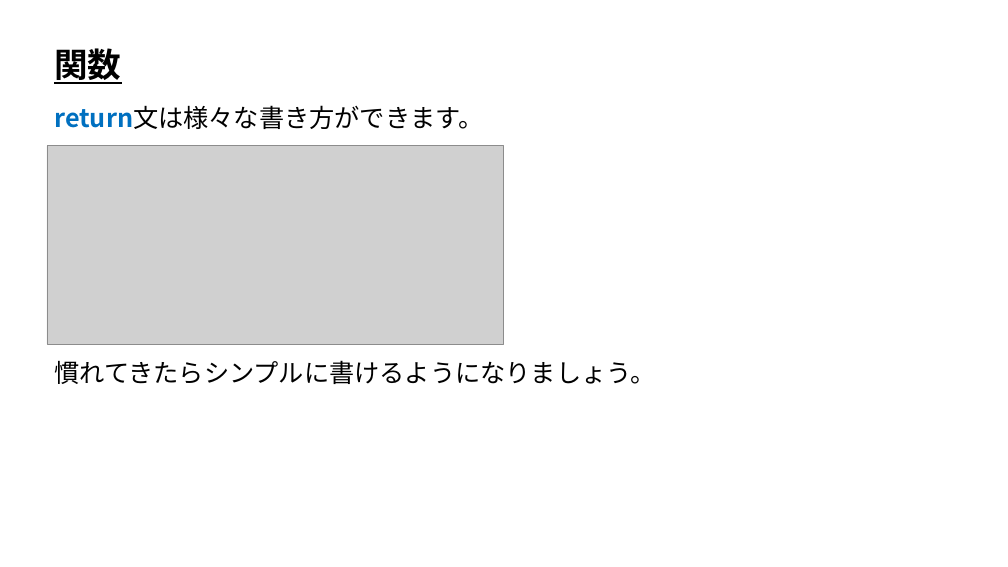
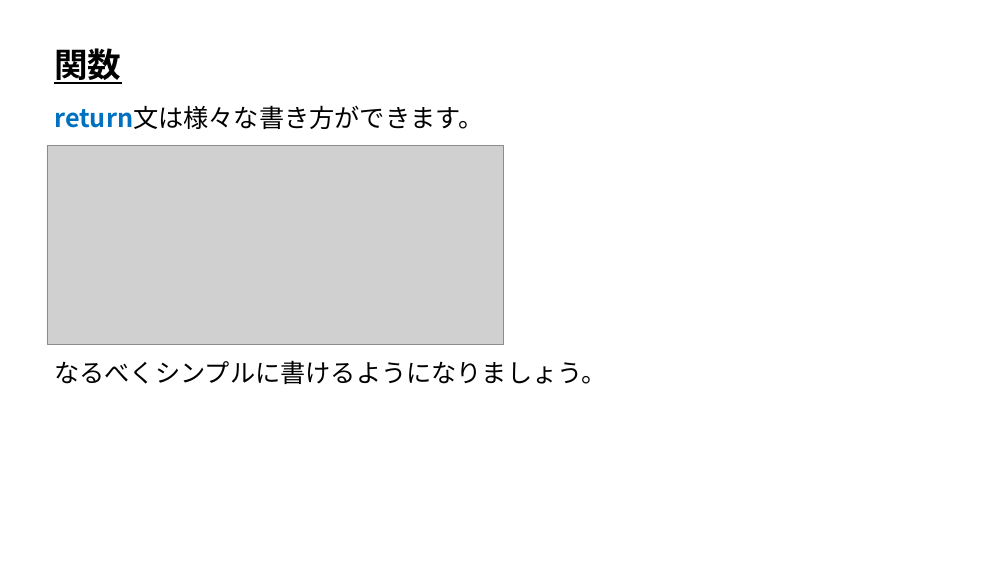
Before and after one commit to ArakiYusuke-Ohara/Textbook, a slide deck: slide 9 of ゲーム科1年/00_前期/プログラミングⅡ/08_関数.pptx. Drawn at 1008x567 pixels with LibreOffice and Linux fonts; fonts in the diff are those of the drawing; grey boxes stand for pictures. Boxes give left, top, right and bottom in pixels: in the first picture for what was removed or moved away, otherwise in the second. Text is boxed around its words. In the diff, an @@ line names an element or a change of style, - is before the commit and + after.

Commit message:
スライド微修正

```diff
--- a/ゲーム科1年/00_前期/プログラミングⅡ/08_関数.pptx
+++ b/ゲーム科1年/00_前期/プログラミングⅡ/08_関数.pptx
@@ text at (x1=54, y1=360, x2=606, y2=384): text changed @@
-慣れてきたらシンプルに書けるようになりましょう。
+なるべくシンプルに書けるようになりましょう。
```
